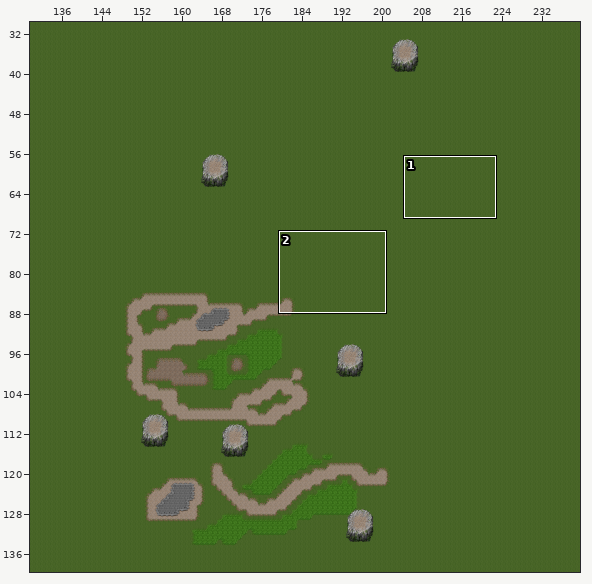
Level history. Tiled map: assets/maps/savageland.tmx. The first picture is a wide view before the edit; the outline marks the close-up.
Close-up. Before the commit:
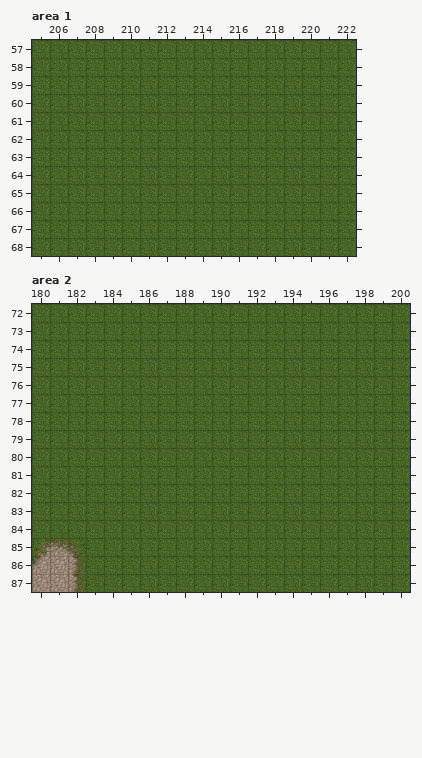
Cells are 32x32 px. Shown: area 1 x 205..222, y 57..68; area 2 x 180..200, y 72..87. The commit also changed other parts of the map, which this record leaves out.
After the commit:
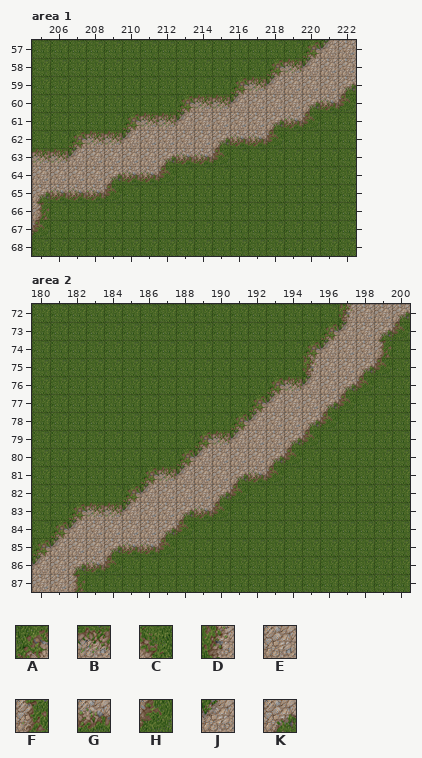
Key: from "mountain_landscape": A 11, B 12, C 13, D 27, E 28, F 29, G 44, H 45, J 110, K 127.
_ is an empty cell.
Tiles replaced or removed in this view: B, C, F.
From old to new:
Changed rows in their new state; . is an unchanged cell.
Layer "level 1 floor 2", area 1:
first column x 205:
57 ...............AJE
58 .............ABJEE
59 ...........ABJEEEK
60 ........ABBJEEEKGH
61 .....ABBJEEEEKGH..
62 ..ABBJEEEEKGGH....
63 BBJEEEEKGGH.......
64 EEEEKGGH..........
65 KGGGH.............
66 F.................
67 H.................
Layer "level 1 floor 2", area 2:
first column x 181:
72 ................DEEK
73 ...............AJEKH
74 ..............AJEEF.
75 ..............DEEKH.
76 ............ABJEKH..
77 ...........AJEEKH...
78 ..........AJEEKH....
79 ........ABJEEKH.....
80 .......AJEEEKH......
81 .....ABJEEKGH.......
82 ....AJEEEKH.........
83 .ABBJEEKGH..........
84 AJEEEEKH............
85 JEEKGGH.............
86 .KGH................
Changed places in both close-ups, as pixel boxes (x1, y1, x2, y2):
added: (32, 40, 356, 238)
changed: (50, 304, 410, 574)
